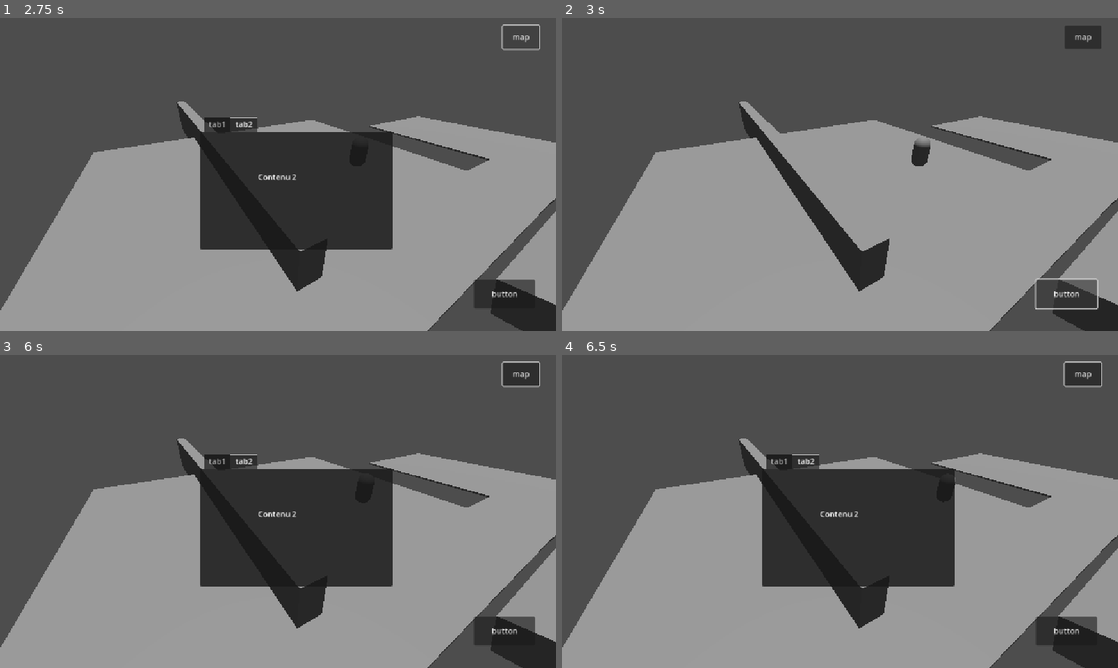
Above: before the commit, frames 1-4 (two rows, left to right).
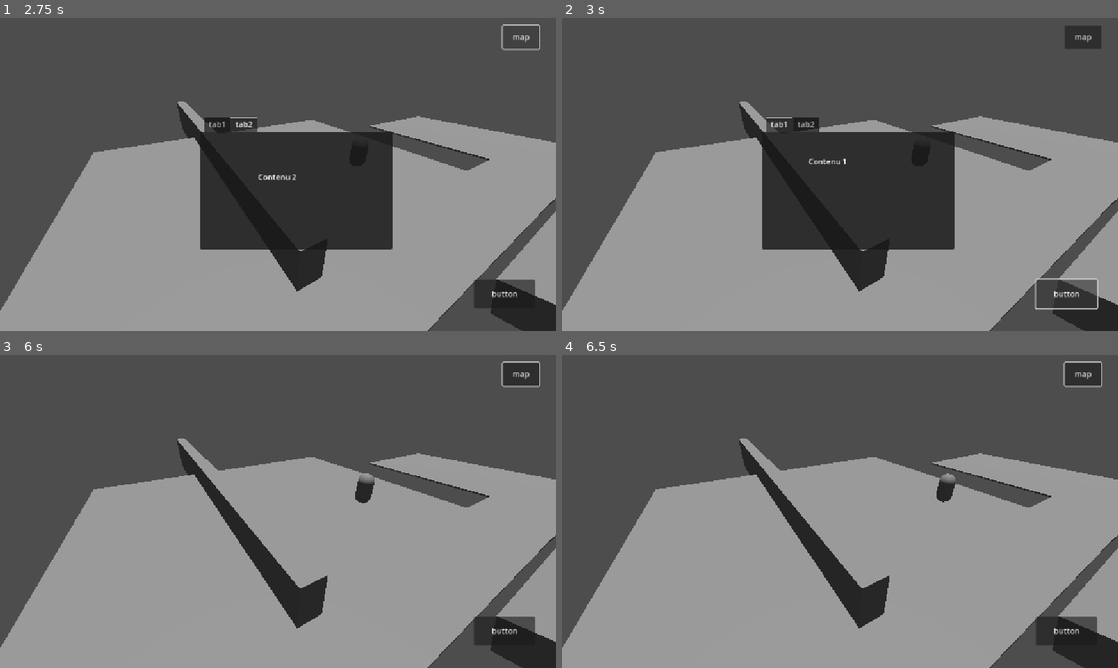
Above: after the commit, the same moments.

Repository: MateoChicano/Journey-starts-here
Game: Godot game, scene res://scenes/Menus/title_screen.tscn
The game is run twice, just before and just after one commit, with the same random seed, the same clock (stepped at 60 frames per second) and the same inputs.
Inputs (mouse positions are in pixels of both pictures, inside the frame that each line leads up to):
- Up to frame 1 (2.75 s): click "Play" at 0.5 s; click "button" at 1.25 s; click "map" at 2 s
- Up to frame 2 (3 s): click "button" at 2.75 s
- Up to frame 3 (6 s): click "map" at 3.5 s; click "button" at 4.25 s; click "map" at 5 s; tap Enter at 5.75 s; move the mouse to (400, 495) at 5.77 s; click (400, 495) at 5.85 s
- Up to frame 4 (6.5 s): no input

Frame 1 is identical in both runs. In frame 2, 12% of the frame differs, in the area x 36-71%, y 31-74%; in frame 3, 12%; in frame 4, 12%.

Commit message:
cleanup + changement du menu pause

Diff:
--- a/journey-start-here/project.godot
+++ b/journey-start-here/project.godot
@@ -26,6 +26,7 @@
 [global_group]
 
 Player="rassemble tout ce qui attrait au Joueur"
+HUD=""
 
 [input]
 
--- a/journey-start-here/scenes/Menus/hud.tscn
+++ b/journey-start-here/scenes/Menus/hud.tscn
@@ -2,7 +2,7 @@
 
 [ext_resource type="Script" uid="uid://cjrltkrpjcbrh" path="res://scripts/hud.gd" id="1_3fgt4"]
 
-[node name="HUD" type="Control"]
+[node name="HUD" type="Control" groups=["HUD"]]
 layout_mode = 3
 anchors_preset = 0
 script = ExtResource("1_3fgt4")
--- a/journey-start-here/scenes/Menus/pause_menu.tscn
+++ b/journey-start-here/scenes/Menus/pause_menu.tscn
@@ -1,6 +1,5 @@
-[gd_scene load_steps=3 format=3 uid="uid://bfluwbpmsotx1"]
+[gd_scene load_steps=2 format=3 uid="uid://bfluwbpmsotx1"]
 
-[ext_resource type="Script" uid="uid://civfiirqveyj2" path="res://scripts/pause_button.gd" id="1_n87rw"]
 [ext_resource type="Script" uid="uid://g675x3xgbxhx" path="res://scripts/pause_menu.gd" id="1_prkpd"]
 
 [node name="pause menu" type="Control"]
@@ -33,6 +32,5 @@
 offset_right = 587.0
 offset_bottom = 236.0
 text = "resume"
-script = ExtResource("1_n87rw")
 
-[connection signal="pressed" from="Panel/Button" to="Panel/Button" method="_on_pressed"]
+[connection signal="pressed" from="Panel/Button" to="." method="_on_pressed"]
--- a/journey-start-here/scripts/hud.gd
+++ b/journey-start-here/scripts/hud.gd
@@ -1,30 +1,31 @@
 class_name hud extends Control
 
 @onready var player : Player = get_tree().get_first_node_in_group("Player")
-
 @onready var menu_gen : TabContainer = get_node("general menu")
 
 
 func _ready() -> void :
 	menu_gen.hide()
 
+func on_inventory_pressed() -> void:
+	if !menu_gen.visible :
+		menu_gen.show()
+	else :
+		if menu_gen.current_tab == 0 :
+			menu_gen.hide()
+	menu_gen.current_tab = 0
 
-func on_inventory_pressed() -> void:
-	menu_gen.visible = ! menu_gen.visible
 
+func on_map_pressed() -> void:
+	if !menu_gen.visible :
+		menu_gen.show()
+	else :
+		if menu_gen.current_tab == 1 :
+			menu_gen.hide()
+	menu_gen.current_tab = 1
 
 func hover_gui() -> void:
 	player.skip_move = true
-	print(player.skip_move)
 
 func off_gui() -> void:
 	player.skip_move = false
-	print(player.skip_move)
-
-
-func on_map_pressed() -> void:
-	if menu_gen.visible :
-		menu_gen.current_tab = 1
-	else :
-		menu_gen.current_tab = 1
-		menu_gen.show()
--- a/journey-start-here/scripts/pause_button.gd
+++ /dev/null
@@ -1,6 +0,0 @@
-extends Button
-
-
-func _on_pressed() -> void :
-	get_tree().paused = false
-	owner.queue_free()
--- a/journey-start-here/scripts/pause_menu.gd
+++ b/journey-start-here/scripts/pause_menu.gd
@@ -1,10 +1,22 @@
-extends Control
+class_name pause extends Control
+
+@onready var HUD : hud = get_tree().get_first_node_in_group("HUD")
 
 func _input(_event:InputEvent) -> void:
 	if Input.is_action_just_pressed("escape") :
-		self.quit_menu.call_deferred()
+		if HUD.menu_gen.visible :
+			HUD.menu_gen.hide()
+		else :
+			if get_tree().paused :
+				self.quit_menu.call_deferred()
+			else :
+				get_tree().paused = true
+				self.show()
 
+func _on_pressed() -> void:
+	get_tree().paused = false
+	self.quit_menu.call_deferred()
 
 func quit_menu() -> void :
 	get_tree().paused = false
-	self.queue_free()
+	self.hide()
--- a/journey-start-here/scripts/test_level.gd
+++ b/journey-start-here/scripts/test_level.gd
@@ -1,11 +1,8 @@
 extends Node3D
 
-var pause_menu : PackedScene = preload("res://scenes/Menus/pause_menu.tscn")
+const load_pause_menu : PackedScene = preload("res://scenes/Menus/pause_menu.tscn")
+var instance_pause : pause = load_pause_menu.instantiate()
 
-
-func _input(_event:InputEvent) -> void:
-
-	if Input.is_action_just_pressed("escape") :
-		get_tree().paused = true
-		var instance : Node = pause_menu.instantiate()
-		self.add_child(instance)
+func _ready() -> void:
+	self.add_child(instance_pause)
+	instance_pause.hide()
Not shown, removed: journey-start-here/scripts/pause_button.gd.uid
